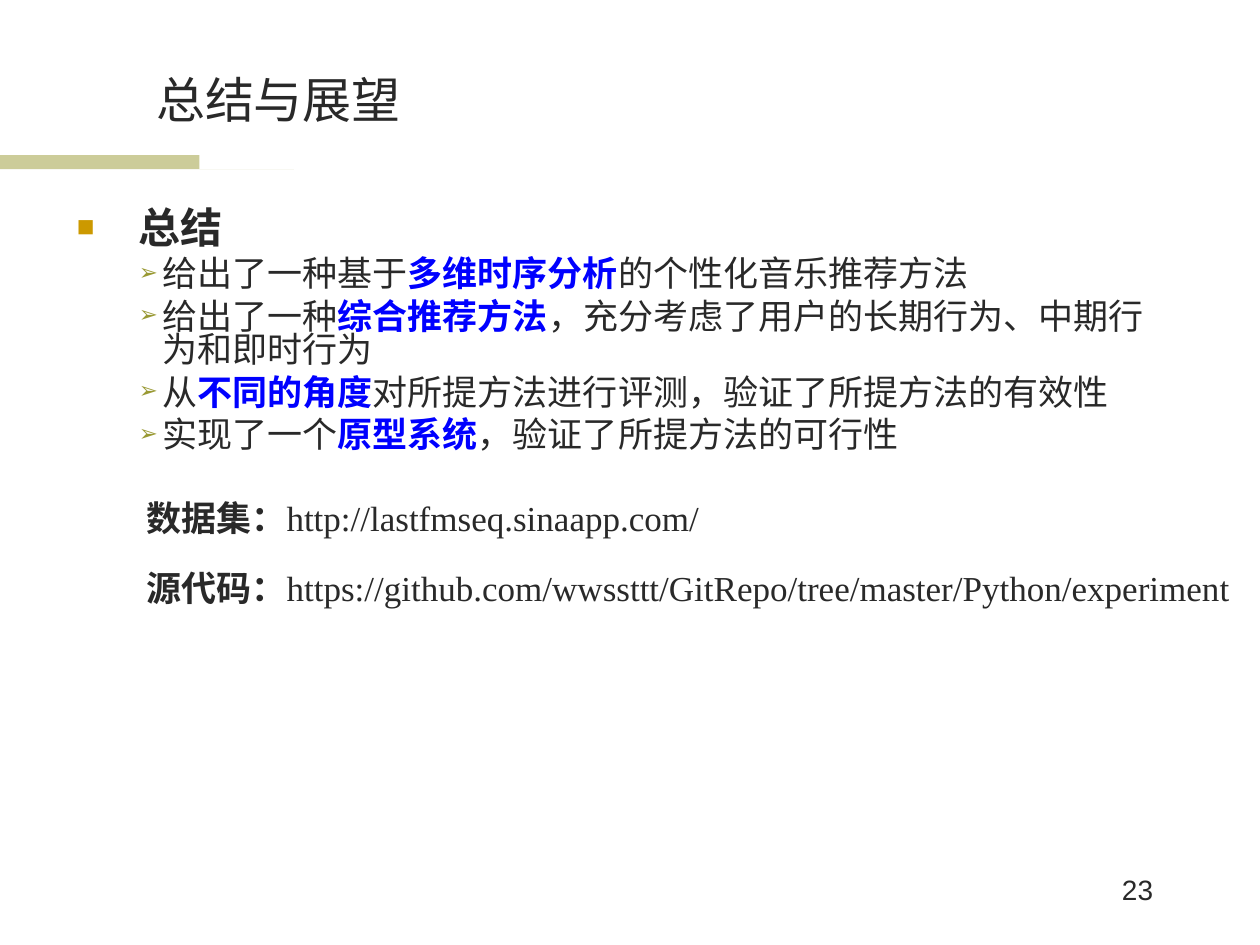
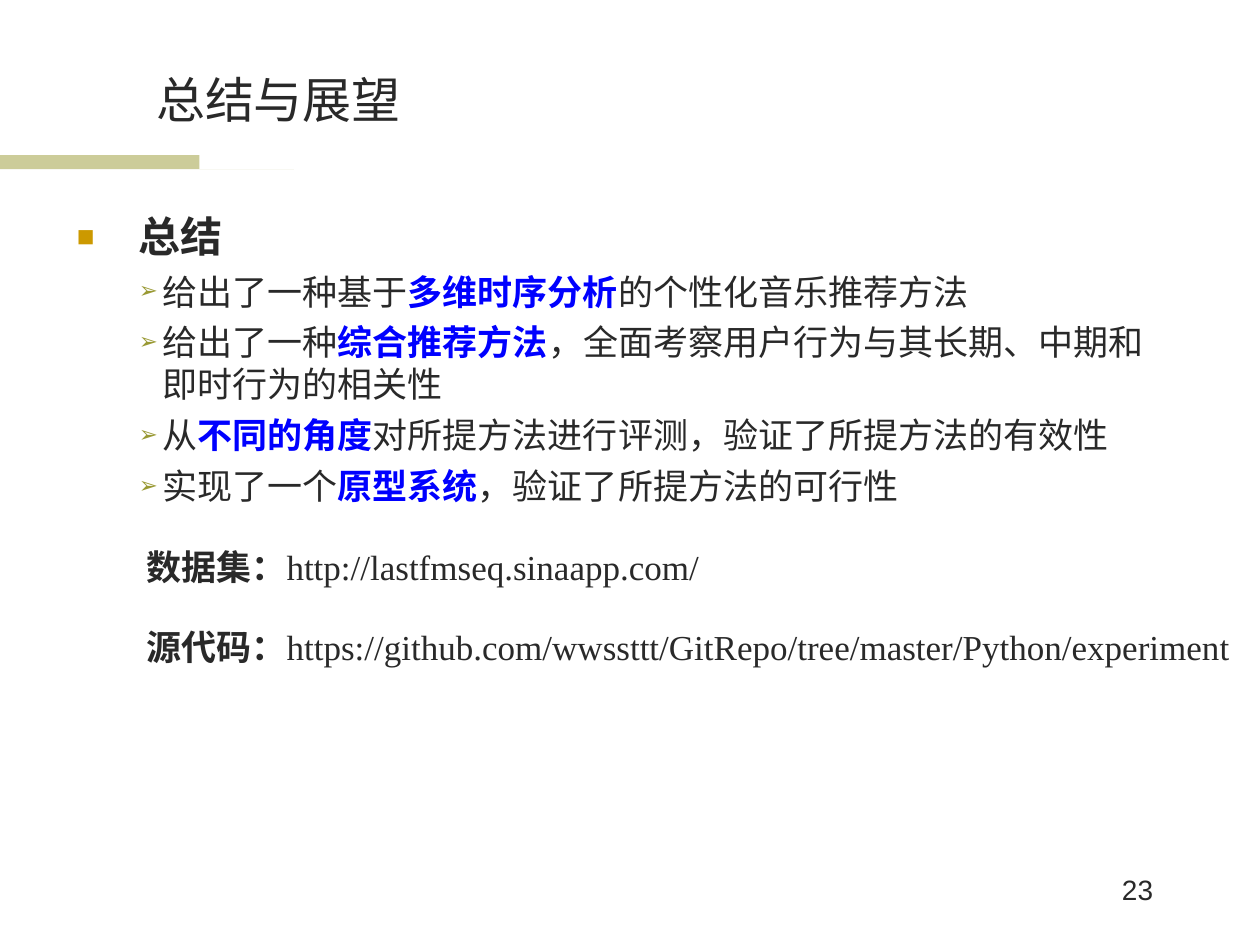
Before and after one commit to wwssttt/NJUThesis, a slide deck: slide 23 of 答辩准备/一种基于时间序列分析的个性化音乐推荐系统及其实现.ppt. Drawn at 1260x945 pixels with LibreOffice and Linux fonts; fonts in the diff are those of the drawing; background and template pictures are left out. Boxes give left, top, right and bottom in pixels: in the first picture for what was removed or moved away, otherwise in the second. Text is boxed around its words. In the diff, an @@ line names an element or a change of style, - is before the commit and + after.

Commit message:
ppt1.2

```diff
--- a/答辩准备/一种基于时间序列分析的个性化音乐推荐系统及其实现.ppt
+++ b/答辩准备/一种基于时间序列分析的个性化音乐推荐系统及其实现.ppt
@@ text at (x1=139, y1=216, x2=1109, y2=503): line spacing 0.8 to 1 @@
@@ text at (x1=162, y1=325, x2=1144, y2=400): text changed @@
-  ➢ 给出了一种综合推荐方法，充分考虑了用户的长期行为、中期行为和即时行为
+  ➢ 给出了一种综合推荐方法，全面考察用户行为与其长期、中期和即时行为的相关性
@@ text "数据集：http://lastfmseq.sinaapp.com/" moved from (x1=146, y1=501, x2=699, y2=539) to (x1=146, y1=550, x2=699, y2=588) @@
@@ text "源代码：https://github.com/wwssttt/GitRepo/tree/master/Python/ex ..." moved from (x1=146, y1=571, x2=1229, y2=609) to (x1=146, y1=630, x2=1229, y2=668) @@
```
Also in this commit, not shown: 11 other slides changed.
